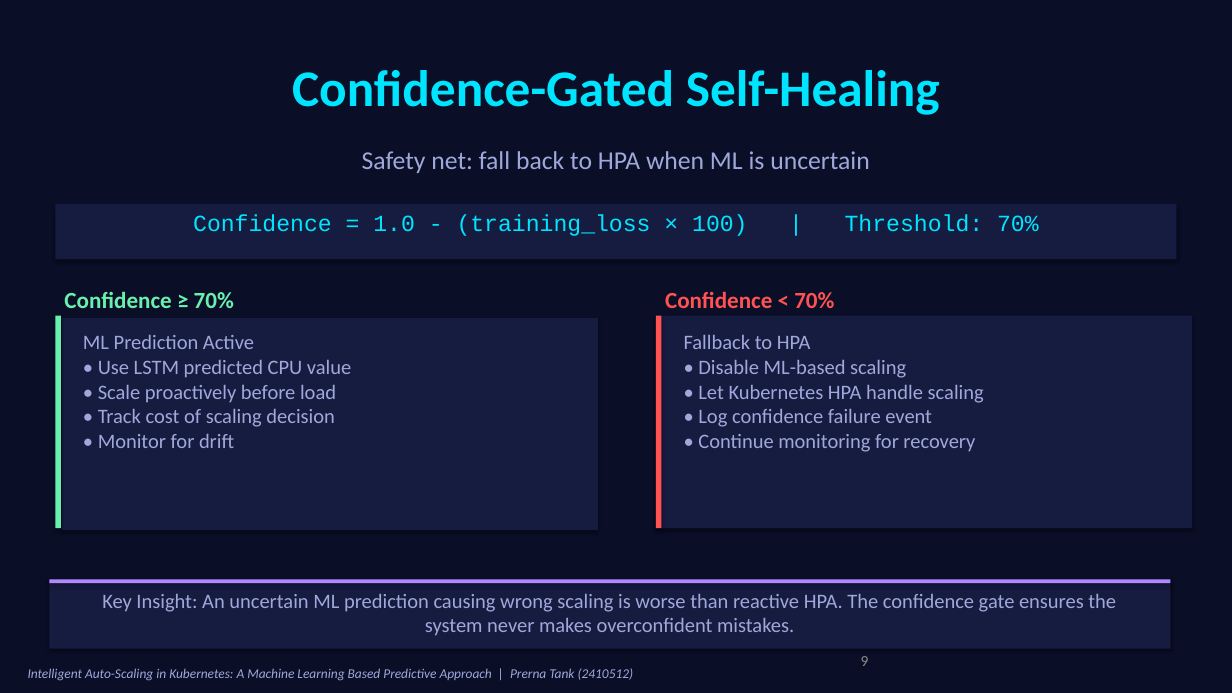
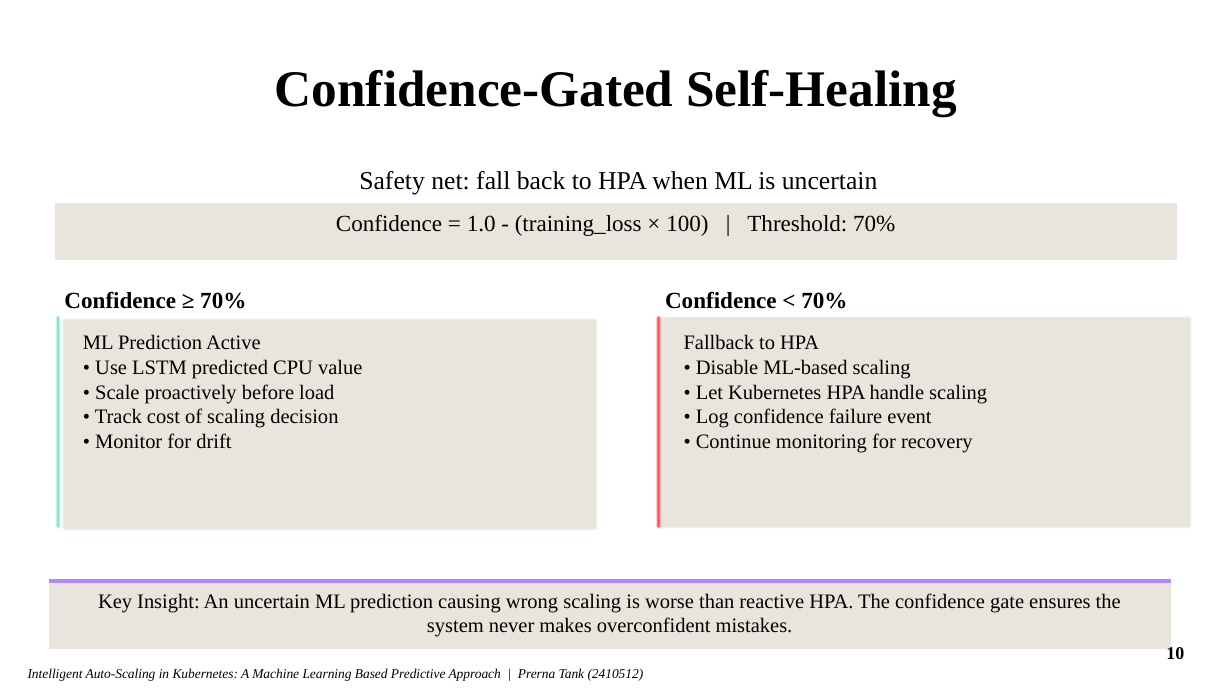
Before and after one commit to prerna3640/HA-K8S1, a slide deck: slide 10 of presentation/Thesis_Presentation_Prerna_Tank.pptx (slide 9 before the commit). Drawn at 1232x693 pixels with LibreOffice and Linux fonts; fonts in the diff are those of the drawing; background and template pictures are left out. Boxes give left, top, right and bottom in pixels: in the first picture for what was removed or moved away, otherwise in the second. Text is boxed around its words. In the diff, an @@ line names an element or a change of style, - is before the commit and + after.

```diff
--- a/presentation/Thesis_Presentation_Prerna_Tank.pptx
+++ b/presentation/Thesis_Presentation_Prerna_Tank.pptx
@@ background #0A0E27 to #FFFFFF @@
@@ text "Confidence-Gated Self-Healing" at (x1=275, y1=70, x2=957, y2=117): font Calibri to Times New Roman, text colour #00E5FF to #000000 @@
@@ font Calibri to Times New Roman, text colour #9FA8DA to #000000 in 5 elements at (x1=28, y1=668, x2=644, y2=681), (x1=83, y1=334, x2=362, y2=449), (x1=684, y1=334, x2=987, y2=453), (x1=98, y1=593, x2=1121, y2=637), (x1=359, y1=171, x2=878, y2=195) @@
@@ text "Safety net: fall back to ..." moved from (x1=362, y1=151, x2=870, y2=173) to (x1=359, y1=171, x2=878, y2=195) @@
@@ text "Confidence = 1.0 - (training_loss ..." at (x1=336, y1=214, x2=895, y2=236): font Courier New to Times New Roman, text colour #00E5FF to #000000 @@
@@ text "Confidence ≥ 70%" at (x1=64, y1=291, x2=246, y2=309): font Calibri to Times New Roman, text colour #69F0AE to #000000 @@
@@ text "Confidence < 70%" at (x1=665, y1=291, x2=847, y2=309): font Calibri to Times New Roman, text colour #FF5252 to #000000 @@
@@ shadow off in 3 elements at (x1=55, y1=316, x2=61, y2=529), (x1=656, y1=316, x2=662, y2=529), (x1=49, y1=579, x2=1170, y2=583) @@
@@ fill #161B40 to #E9E5DC; shadow off in 4 elements at (x1=55, y1=204, x2=1177, y2=260), (x1=62, y1=318, x2=598, y2=531), (x1=656, y1=316, x2=1192, y2=529), (x1=49, y1=579, x2=1170, y2=649) @@
@@ page number removed at (x1=861, y1=656, x2=869, y2=666) @@
-9
@@ ellipse added at (x1=1155, y1=632, x2=1196, y2=673), outline #FFFFFF 1 pt @@
@@ page number added at (x1=1166, y1=647, x2=1184, y2=659), 14 pt, text #000000, bold @@
+10
```
Also in this commit, not shown: 17 other slides changed, 5 slides added, 2 slides removed, 60 other files.
